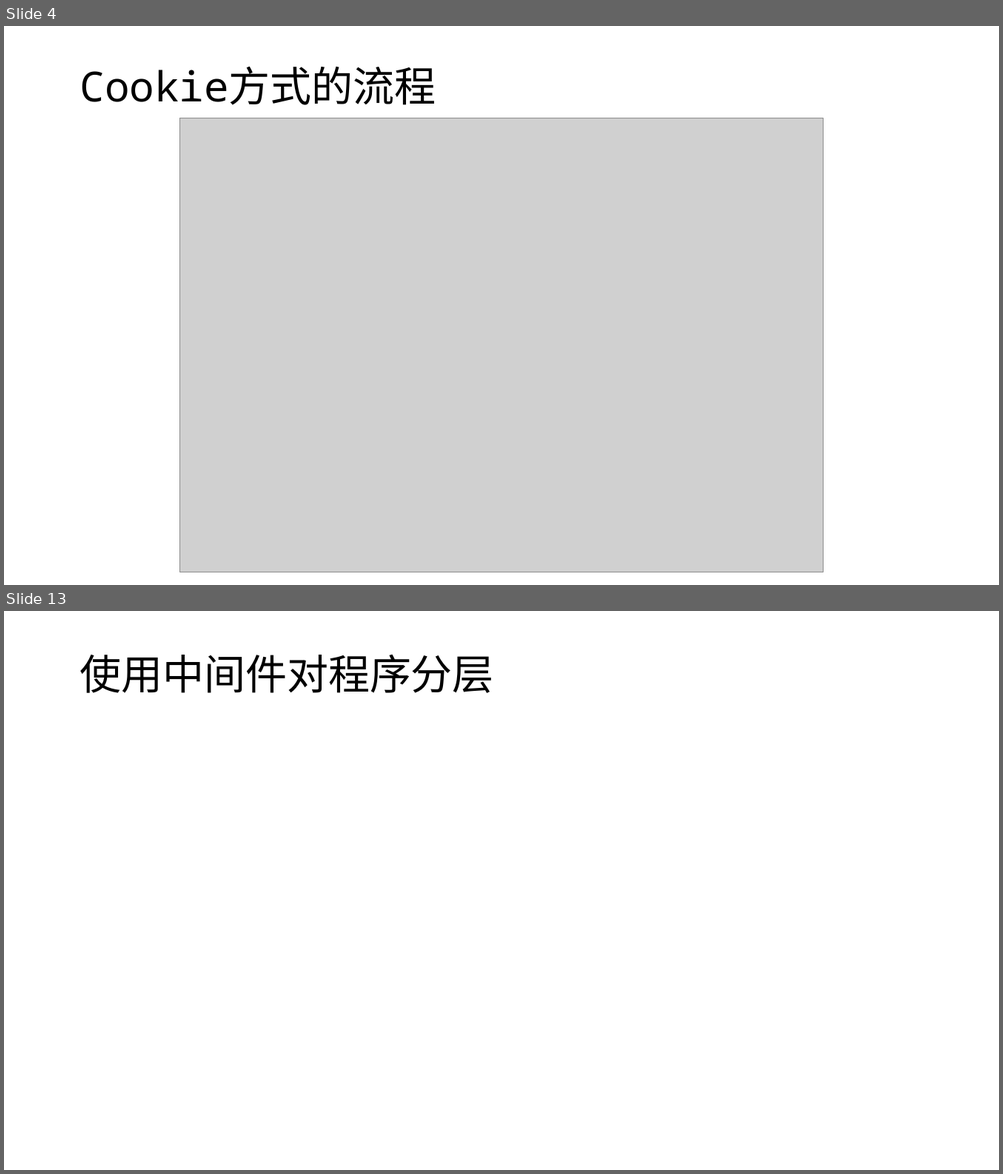
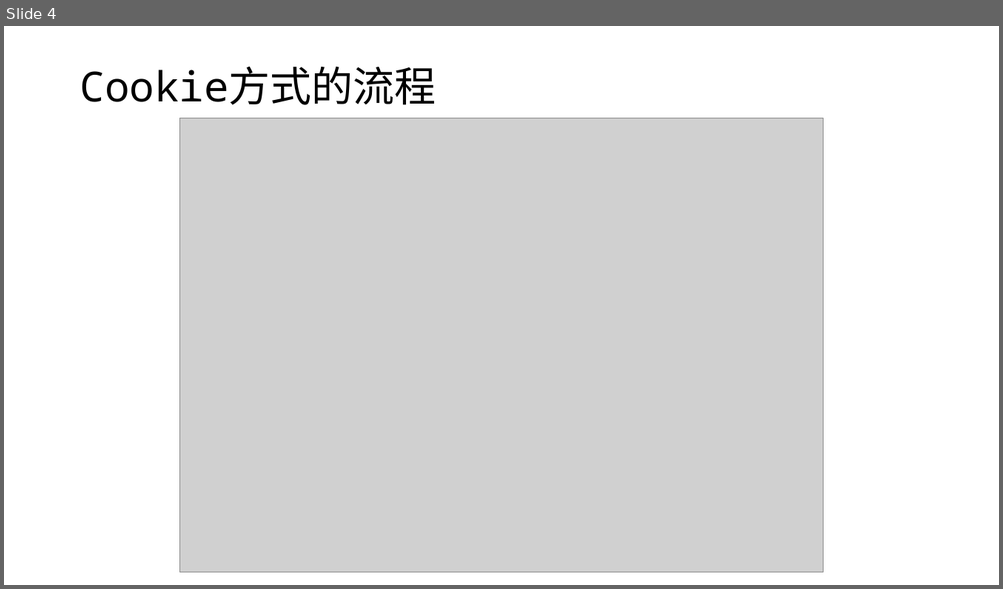
Before and after one commit to edu2act/course-wechat-and-miniprogram, a slide deck: materials/ch09/ch09-HTTP协议和复杂通信.pptx. Shown one above the other, each under a label of ours: slides 4 and 13 before the commit, slide 4 after it; the slides between them are not shown. The pictures are 1003x1174 and 1003x589 pixels, drawn with LibreOffice and Linux fonts; fonts in the diff are those of the drawing; grey boxes stand for pictures. Boxes give left, top, right and bottom in pixels: in the first picture for what was removed or moved away, otherwise in the second. Text is boxed around its words. In the diff, an @@ line names an element or a change of style, - is before the commit and + after.

```diff
--- a/materials/ch09/ch09-HTTP协议和复杂通信.pptx
+++ b/materials/ch09/ch09-HTTP协议和复杂通信.pptx
@@ slide 13 removed at bbox=[4, 611, 999, 1170], background #FFFFFF @@
@@ title removed at bbox=[79, 655, 493, 693] @@
-使用中间件对程序分层
```
Also in this commit, not shown: 10 slides changed, 2 slides added, 5 other slides removed, 6 other files.
